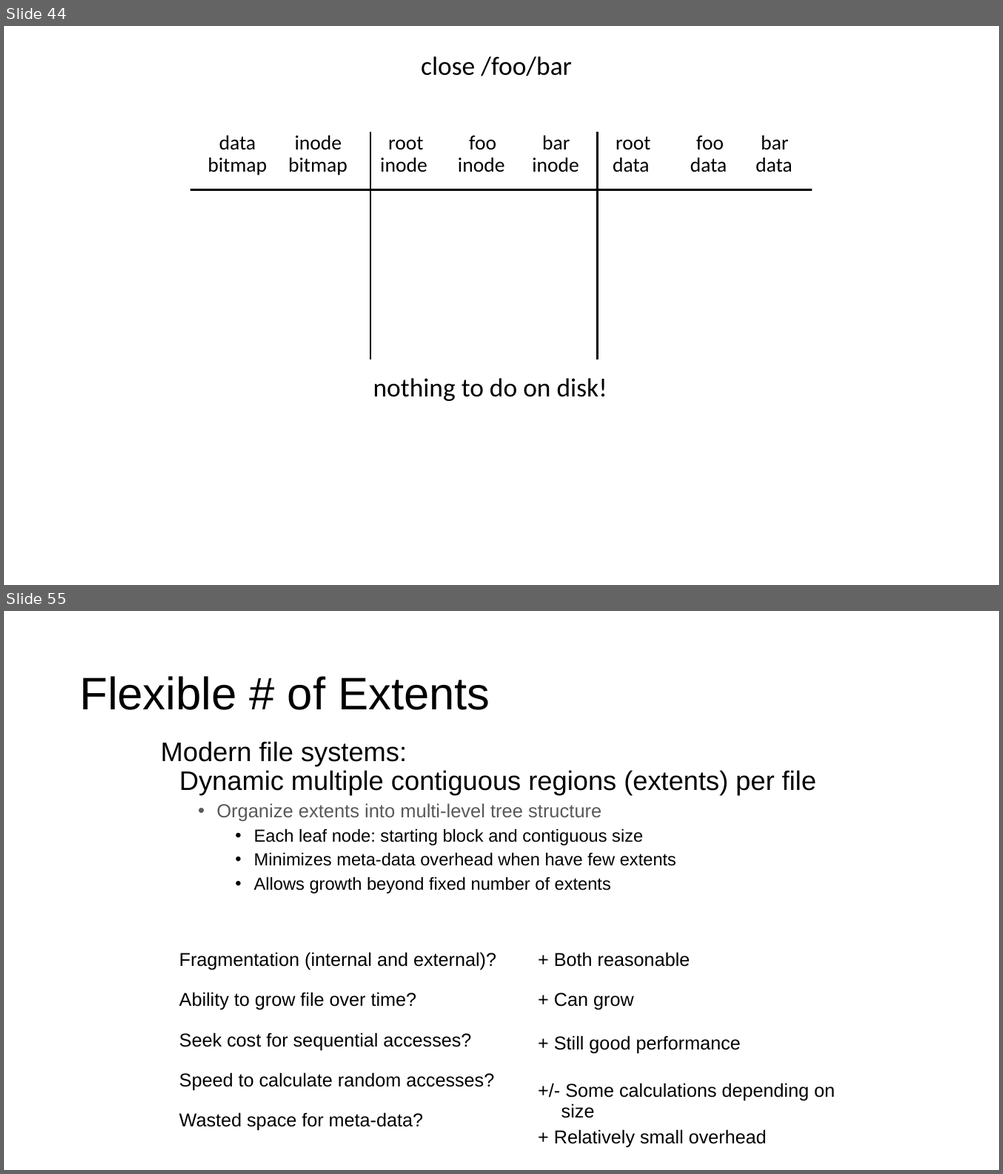
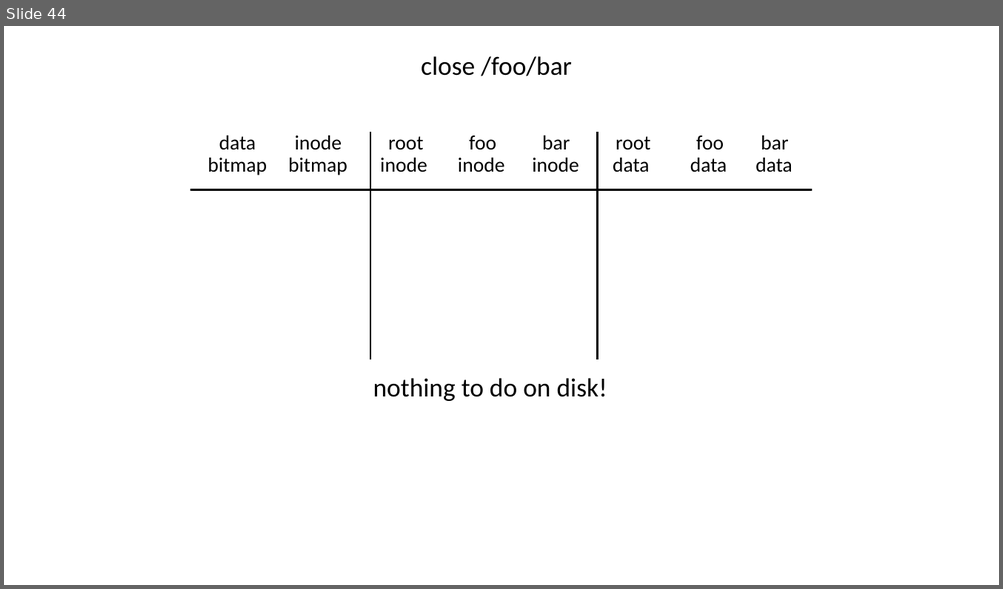
Before and after one commit to ngsrinivas/coursegen, a slide deck: ex/416-F23/staging/416-F23/lectures/11-filesystem.pptx. Shown one above the other, each under a label of ours: slides 44 and 55 before the commit, slide 44 after it; the slides between them are not shown. The pictures are 1003x1174 and 1003x589 pixels, drawn with LibreOffice and Linux fonts; fonts in the diff are those of the drawing. Boxes give left, top, right and bottom in pixels: in the first picture for what was removed or moved away, otherwise in the second. Text is boxed around its words. In the diff, an @@ line names an element or a change of style, - is before the commit and + after.

```diff
--- a/ex/416-F23/staging/416-F23/lectures/11-filesystem.pptx
+++ b/ex/416-F23/staging/416-F23/lectures/11-filesystem.pptx
@@ slide 55 removed at <box>4,611,999,1170</box>, background #FFFFFF @@
@@ title removed at <box>79,676,489,710</box> @@
-Flexible # of Extents
@@ text removed at <box>161,741,816,894</box> @@
-Modern file systems:
-Dynamic multiple contiguous regions (extents) per file
-  • Organize extents into multi-level tree structure
-    • Each leaf node: starting block and contiguous size
-    • Minimizes meta-data overhead when have few extents
-    • Allows growth beyond fixed number of extents
@@ text removed at <box>179,952,496,1131</box> @@
-  Fragmentation (internal and external)?
-  Ability to grow file over time?
-  Seek cost for sequential accesses?
-  Speed to calculate random accesses?
-  Wasted space for meta-data?
@@ text removed at <box>554,952,690,967</box> @@
-+ Both reasonable
@@ text removed at <box>554,993,634,1010</box> @@
-  + Can grow
@@ text removed at <box>554,1036,740,1054</box> @@
-  + Still good performance
@@ text removed at <box>561,1083,834,1119</box> @@
-  +/- Some calculations depending on size
@@ text removed at <box>554,1130,766,1148</box> @@
-  + Relatively small overhead
```
Also in this commit, not shown: 13 other slides removed, 3 other files.
